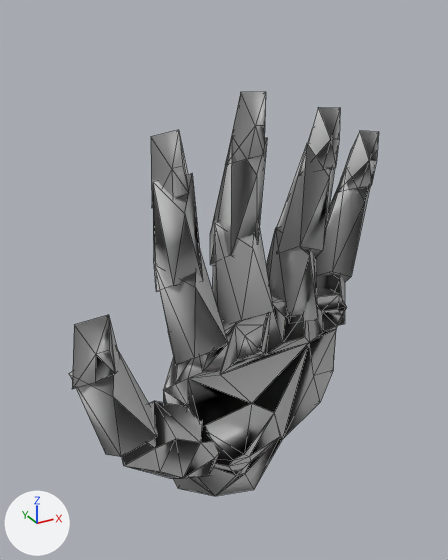
A saved change to the OBJ model Data/LeftHand.obj.
Before and after are seen from a 50 mm camera at (-1.36, -2.19, 2.24) aimed at (-0.11, 0.09, 1.1). Lighting does not change. The marker at lower left points along +X, +Y and +Z. Mesh edges are drawn as thin lines. Where no turn or scale is listed for an object, it has been applied to the vertices.

Before the edit, the objects in view are built like this:
```python
me_lefthand = bpy.data.meshes.new('LeftHand')
me_lefthand.from_pydata(...)  # 257 vertices, 450 faces; spans x -0.9..0.6, y -0.23..0.18, z -0.01..1.95
me_lefthand.materials.append(mat_id4)  # light grey #c5c5c5
ob_lefthand = bpy.data.objects.new('LeftHand', me_lefthand)
ob_lefthand.location = (0.0, 0.0, 0.0)
```
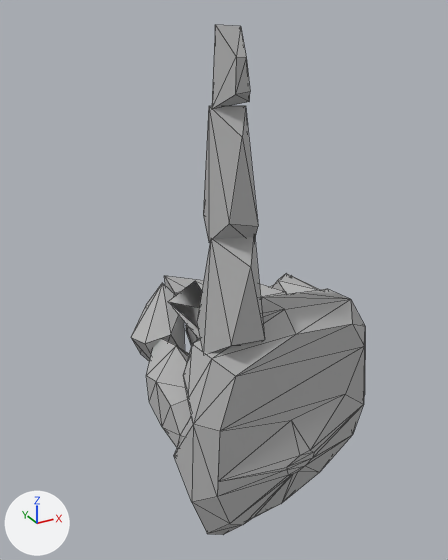
Location of each change, [x1, y1, x2, y2] in pixels of the pictures (448 x 560 px; the box of a moved part takes in the faces that stretch with it):
'LeftHand', reshaped (24% narrower, 26% taller)
    before: [69, 92, 379, 496]
    after: [131, 25, 365, 535]
part 1 of me_lefthand, moved or reshaped
    before: [266, 227, 318, 323]
    after: [197, 237, 265, 353]
part 2 of me_lefthand, moved or reshaped
    before: [163, 287, 347, 496]
    after: [174, 289, 365, 535]
part 3 of me_lefthand, deleted
    before: [69, 107, 379, 457]
part 4 of me_lefthand, built on
    before: [122, 92, 345, 478]
    after: [131, 25, 320, 448]

Diff of the bpy script that builds the scene:
```diff
--- a/Data/LeftHand.obj.py
+++ b/Data/LeftHand.obj.py
@@ me_lefthand @@
 # used by ob_lefthand; location = (0.0, 0.0, 0.0)
-me_lefthand.from_pydata(...)  # 257 vertices, 450 faces; spans x -0.9..0.6, y -0.23..0.18, z -0.01..1.95
+me_lefthand.from_pydata(...)  # 257 vertices, 450 faces; spans x -0.49..0.53, y -0.38..0.6, z 0.01..2.18
+# me_lefthand part 1: the loose piece of 10 vertices spanning x 0.04..0.31, y -0.14..0.12, z 0.82..1.35 is multiplied about its middle by the matrix ((0.998, -0.068, 0.006), (0.068, 0.997, 0.047), (-0.009, -0.047, 0.999)), then moved by (-0.4, -0.15, 0.07)
+# me_lefthand part 2: the loose piece of 86 vertices spanning x -0.46..0.55, y -0.18..0.18, z -0.01..1.04 is multiplied about its middle by the matrix ((0.998, 0.068, 0.014), (0.067, -0.997, 0.048), (-0.017, 0.047, 0.999)), then moved by (-0.02, -0.18, 0.02)
+# me_lefthand part 3: 10 loose pieces with 108 vertices, spanning x -0.9..0.6, y -0.23..0.14, z 0.47..1.88, are deleted
+# me_lefthand part 4
+# 53 vertices are removed from x -0.73..0.56, y -0.19..0.17, z 0.15..1.95
+# 90 faces are deleted
+# 156 vertices are added at x -0.49..0.46, y -0.29..0.6, z 0.3..2.18
+# 5 new vertices lie (0.07, 0.0, 0.0) away from vertices in x -0.14..0.3, y 0.17..0.26, z 0.52..0.75
+# 266 new faces join them
+# me_lefthand part 5: the surface is now shaded flat
 me_lefthand.materials.append(mat_id4)
```
